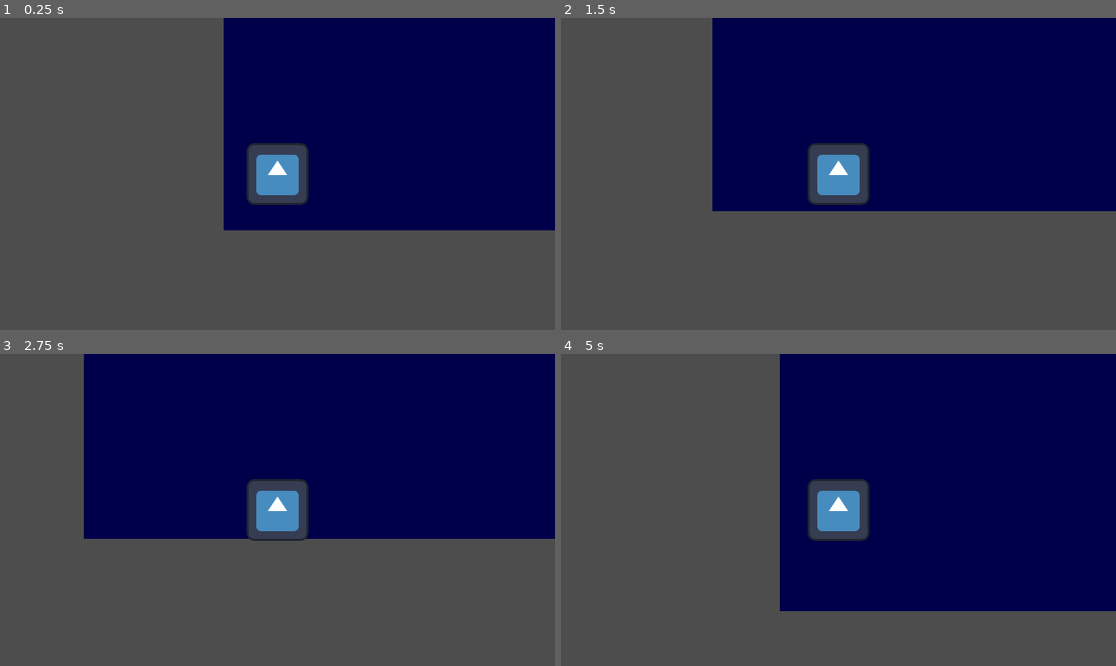
Above: before the commit, frames 1-4 (two rows, left to right).
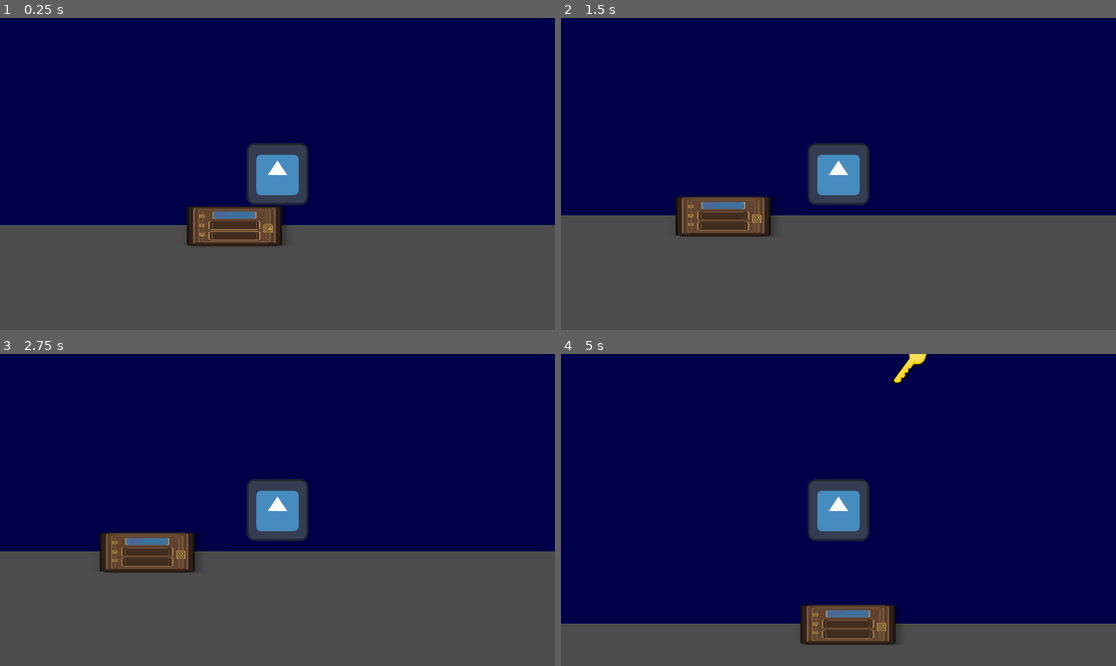
Above: after the commit, the same moments.

Repository: CISC204-S26/hw4-mmorey-ejsaylor
Game: Godot game, scene res://node_2d.tscn
Same seed, same stepped clock (60 frames per second), same inputs: the game is played once before the commit and once after it. This scene is started directly instead of the project's main scene. The engine's default icon, where the game draws it, is replaced by a stand-in: a white triangle on a blue panel in a dark square.
Inputs:
- Up to frame 1 (0.25 s): no input
- Up to frame 2 (1.5 s): tap Enter at 0.5 s; hold D 0.53-1.28 s; tap E (interact) at 0.6, 1.35 s; hold S from 1.28 s (still down)
- Up to frame 3 (2.75 s): tap Space at 2 s; release S at 2.03 s; hold D from 2.03 s (still down); tap E (interact) at 2.1 s
- Up to frame 4 (5 s): release D at 2.78 s; hold W 2.78-3.53 s; tap E (interact) at 2.85, 3.6, 4.35 s; hold A from 3.53 s (still down)

The runs differ from the first frame. In frame 1, 29% of the frame differs, in the area x 0-100%, y 0-74%; in frame 2, 20%; in frame 3, 14%; in frame 4, 38%, in the area x 0-100%, y 0-94%.

Commit message:
maze complete

Diff:
--- a/hw-4-/Scenes/entry_room.tscn
+++ b/hw-4-/Scenes/entry_room.tscn
@@ -78,7 +78,7 @@
 texture = ExtResource("4_jhr5r")
 
 [node name="Door" parent="." unique_id=97506012 instance=ExtResource("3_x556d")]
-position = Vector2(-3, 257)
+position = Vector2(-3, 259)
 target_scene = "uid://5uypg1nx8upi"
 
 [node name="Door2" parent="." unique_id=1446754071 instance=ExtResource("3_x556d")]
--- /dev/null
+++ b/hw-4-/Scenes/key.gd
@@ -0,0 +1,20 @@
+extends Area2D
+
+var picked_up: bool = false
+
+func _ready() -> void:
+	body_entered.connect(_on_body_entered)
+
+func _on_body_entered(body: Node) -> void:
+	if picked_up:
+		return
+
+	if body.is_in_group("player"):
+		picked_up = true
+
+		GameManager.has_fuse = true
+
+		if body.has_method("show_message"):
+			body.show_message("Picked up key")
+
+		queue_free()
--- /dev/null
+++ b/hw-4-/Scenes/keypickup.gd
@@ -0,0 +1,20 @@
+extends Area2D
+
+var picked_up: bool = false
+
+func _ready() -> void:
+	body_entered.connect(_on_body_entered)
+
+func _on_body_entered(body: Node) -> void:
+	if picked_up:
+		return
+
+	if body.is_in_group("player"):
+		picked_up = true
+
+		GameManager.has_fuse = true
+
+		if body.has_method("show_message"):
+			body.show_message("Picked up key")
+
+		queue_free()
--- /dev/null
+++ b/hw-4-/Scenes/locked_door.gd
@@ -0,0 +1,40 @@
+extends Area2D
+
+@export_file("*.tscn") var target_scene: String
+@export var locked_text: String = "Key needed"
+@export var open_text: String = "Press E to enter"
+
+var player_inside: CharacterBody2D = null
+var message_label: Label
+
+func _ready() -> void:
+	message_label = get_tree().current_scene.get_node("Player/CanvasLayer/MessageLabel")
+
+func _process(_delta: float) -> void:
+	if player_inside and Input.is_action_just_pressed("interact"):
+		if player_inside.has_key and target_scene != "":
+			go_to_scene()
+
+func _on_body_entered(body: Node2D) -> void:
+	if body.is_in_group("player"):
+		player_inside = body
+
+		if player_inside.has_key:
+			show_text(open_text)
+		else:
+			show_text(locked_text)
+
+func _on_body_exited(body: Node2D) -> void:
+	if body.is_in_group("player"):
+		player_inside = null
+		hide_text()
+
+func go_to_scene() -> void:
+	get_tree().change_scene_to_file(target_scene)
+
+func show_text(text: String) -> void:
+	message_label.text = text
+	message_label.visible = true
+
+func hide_text() -> void:
+	message_label.visible = false
--- /dev/null
+++ b/hw-4-/Scenes/message_label.gd
@@ -0,0 +1,11 @@
+extends Label
+
+
+# Called when the node enters the scene tree for the first time.
+func _ready() -> void:
+	pass # Replace with function body.
+
+
+# Called every frame. 'delta' is the elapsed time since the previous frame.
+func _process(delta: float) -> void:
+	pass
--- a/hw-4-/Scenes/player.tscn
+++ b/hw-4-/Scenes/player.tscn
@@ -1,7 +1,8 @@
-[gd_scene format=3 uid="uid://dn4gyxa1kfrpe"]
+[gd_scene format=3 uid="uid://ded3ju7w5wu5n"]
 
 [ext_resource type="Script" uid="uid://cvxtd4y0kr27y" path="res://Scripts/player.gd" id="1_6t5aa"]
 [ext_resource type="Texture2D" uid="uid://bgx1ri0gn78q6" path="res://icon.svg" id="2_vgqql"]
+[ext_resource type="Script" uid="uid://bvw1sj7oxcb0d" path="res://Scenes/message_label.gd" id="3_6t5aa"]
 
 [sub_resource type="RectangleShape2D" id="RectangleShape2D_ls5h2"]
 size = Vector2(119, 120)
@@ -21,8 +22,10 @@
 
 [node name="CanvasLayer" type="CanvasLayer" parent="." unique_id=1029947797]
 
-[node name="Label" type="Label" parent="CanvasLayer" unique_id=1187439556]
+[node name="MessageLabel" type="Label" parent="CanvasLayer" unique_id=1187439556]
 offset_left = 14.0
 offset_top = 189.0
 offset_right = 94.0
 offset_bottom = 229.0
+script = ExtResource("3_6t5aa")
+metadata/_edit_use_anchors_ = true
--- a/hw-4-/Scripts/player.gd
+++ b/hw-4-/Scripts/player.gd
@@ -2,6 +2,8 @@
 
 @export var speed: float = 200.0
 @onready var sprite = $Sprite2D
+
+var has_key: bool = false
 
 func _ready() -> void:
 	add_to_group("player")
--- /dev/null
+++ b/hw-4-/fake_key.gd
@@ -0,0 +1,31 @@
+extends Area2D
+
+@export var prompt_text: String = "Press E to interact"
+@export var message_text: String = "Wrong key!"
+
+var player_inside: bool = false
+var message_label: Label
+
+func _ready() -> void:
+	message_label = get_tree().current_scene.get_node("Player/CanvasLayer/MessageLabel")
+
+func _process(_delta: float) -> void:
+	if player_inside and Input.is_action_just_pressed("interact"):
+		show_text(message_text)
+
+func _on_body_entered(body: Node2D) -> void:
+	if body.is_in_group("player"):
+		player_inside = true
+		show_text(prompt_text)
+
+func _on_body_exited(body: Node2D) -> void:
+	if body.is_in_group("player"):
+		player_inside = false
+		hide_text()
+
+func show_text(text: String) -> void:
+	message_label.text = text
+	message_label.visible = true
+
+func hide_text() -> void:
+	message_label.visible = false
--- /dev/null
+++ b/hw-4-/fake_key_2.gd
@@ -0,0 +1,31 @@
+extends Area2D
+
+@export var prompt_text: String = "Press E to interact"
+@export var message_text: String = "Wrong key!"
+
+var player_inside: bool = false
+var message_label: $"../Label2"
+
+func _ready() -> void:
+	message_label = get_tree().current_scene.get_node("CanvasLayer/MessageLabel")
+
+func _process(_delta: float) -> void:
+	if player_inside and Input.is_action_just_pressed("interact"):
+		show_text(message_text)
+
+func _on_body_entered(body: Node2D) -> void:
+	if body.is_in_group("player"):
+		player_inside = true
+		show_text(prompt_text)
+
+func _on_body_exited(body: Node2D) -> void:
+	if body.is_in_group("player"):
+		player_inside = false
+		hide_text()
+
+func show_text(text: String) -> void:
+	message_label.text = text
+	message_label.visible = true
+
+func hide_text() -> void:
+	message_label.visible = false
--- /dev/null
+++ b/hw-4-/fake_key_3.gd
@@ -0,0 +1,31 @@
+extends Area2D
+
+@export var prompt_text: String = "Press E to interact"
+@export var message_text: String = "Wrong key!"
+
+var player_inside: bool = false
+var message_label: $"../Label3"el
+
+func _ready() -> void:
+	message_label = get_tree().current_scene.get_node("CanvasLayer/MessageLabel")
+
+func _process(_delta: float) -> void:
+	if player_inside and Input.is_action_just_pressed("interact"):
+		show_text(message_text)
+
+func _on_body_entered(body: Node2D) -> void:
+	if body.is_in_group("player"):
+		player_inside = true
+		show_text(prompt_text)
+
+func _on_body_exited(body: Node2D) -> void:
+	if body.is_in_group("player"):
+		player_inside = false
+		hide_text()
+
+func show_text(text: String) -> void:
+	message_label.text = text
+	message_label.visible = true
+
+func hide_text() -> void:
+	message_label.visible = false
--- /dev/null
+++ b/hw-4-/game_state.gd
@@ -0,0 +1,3 @@
+extends Node
+
+var has_key: bool = false
--- /dev/null
+++ b/hw-4-/key.gd
@@ -0,0 +1,43 @@
+extends Area2D
+
+@export var prompt_text: String = "Press E to interact"
+@export var success_text: String = "Right key! Press E to collect"
+
+var player_inside: CharacterBody2D = null
+var can_collect: bool = false
+var message_label: Label
+
+func _ready() -> void:
+	message_label = get_tree().current_scene.get_node("Player/CanvasLayer/MessageLabel")
+
+func _process(_delta: float) -> void:
+	if player_inside and Input.is_action_just_pressed("interact"):
+		if not can_collect:
+			show_text(success_text)
+			can_collect = true
+		else:
+			collect_key()
+
+func _on_body_entered(body: Node2D) -> void:
+	if body.is_in_group("player"):
+		player_inside = body
+		show_text(prompt_text)
+
+func _on_body_exited(body: Node2D) -> void:
+	if body.is_in_group("player"):
+		player_inside = null
+		can_collect = false
+		hide_text()
+
+func show_text(text: String) -> void:
+	message_label.text = text
+	message_label.visible = true
+
+func hide_text() -> void:
+	message_label.visible = false
+
+func collect_key() -> void:
+	if player_inside:
+		player_inside.has_key = true  # ✅ GIVE PLAYER THE KEY
+	hide_text()
+	queue_free()
--- /dev/null
+++ b/hw-4-/key.tscn
@@ -0,0 +1,15 @@
+[gd_scene format=3 uid="uid://ckndrblghgfc0"]
+
+[ext_resource type="Script" uid="uid://bwpcoyhcqg7uh" path="res://key.gd" id="1_p0yg6"]
+[ext_resource type="Texture2D" uid="uid://odh7xb7tdxnk" path="res://Scenes/key.png" id="2_krfvd"]
+
+[node name="Node2D" type="Node2D" unique_id=217248823]
+
+[node name="key" type="Area2D" parent="." unique_id=1520849141]
+script = ExtResource("1_p0yg6")
+
+[node name="Sprite2D" type="Sprite2D" parent="key" unique_id=1699853829]
+texture = ExtResource("2_krfvd")
+
+[node name="CollisionPolygon2D" type="CollisionPolygon2D" parent="key" unique_id=843941324]
+polygon = PackedVector2Array(-299, 238, -17, -70, -33, -144, -14, -220, 39, -277, 109, -302, 196, -295, 260, -248, 299, -188, 308, -124, 296, -54, 248, 7, 180, 45, 102, 44, 79, 41, -169, 302, -257, 299)
--- a/hw-4-/node_2d.tscn
+++ b/hw-4-/node_2d.tscn
@@ -1,6 +1,11 @@
 [gd_scene format=3 uid="uid://cfavjdo2at68g"]
 
-[ext_resource type="PackedScene" path="res://Scenes/player.tscn" id="1_wtcfe"]
+[ext_resource type="PackedScene" uid="uid://ded3ju7w5wu5n" path="res://Scenes/player.tscn" id="1_wtcfe"]
+[ext_resource type="Script" uid="uid://bwpcoyhcqg7uh" path="res://key.gd" id="2_epypp"]
+[ext_resource type="Texture2D" uid="uid://odh7xb7tdxnk" path="res://Scenes/key.png" id="3_0hol4"]
+[ext_resource type="Script" uid="uid://2fs0jhdw55hh" path="res://fake_key.gd" id="4_0hol4"]
+[ext_resource type="PackedScene" path="res://Scenes/door.tscn" id="5_kdubu"]
+[ext_resource type="Script" uid="uid://68p8ym4n5ucj" path="res://Scenes/locked_door.gd" id="6_d21ai"]
 
 [sub_resource type="RectangleShape2D" id="RectangleShape2D_0e48y"]
 size = Vector2(1500, 169)
@@ -17,42 +22,215 @@
 [node name="maze" type="Node2D" unique_id=1559195736]
 
 [node name="ColorRect" type="ColorRect" parent="." unique_id=1384799596]
-offset_left = 15.0
-offset_top = 23.0
+offset_left = 14.999999
+offset_top = -728.0
 offset_right = 1515.0
-offset_bottom = 1523.0
+offset_bottom = 772.0
+scale = Vector2(0.99812317, 1.5207891)
+color = Color(0, 0, 0.29128972, 1)
+
+[node name="Walls" type="Node2D" parent="." unique_id=626131088]
+position = Vector2(13.999999, 22)
 scale = Vector2(0.99812317, 1.0027971)
-color = Color(0, 0, 0.29128972, 1)
-
-[node name="Player" parent="ColorRect" unique_id=2129770638 instance=ExtResource("1_wtcfe")]
-position = Vector2(112.21061, 1383.1312)
-scale = Vector2(1.0018804, 0.9972107)
-
-[node name="Walls" type="Node2D" parent="ColorRect" unique_id=626131088]
-position = Vector2(-1.0018816, -0.99721146)
-
-[node name="WallTop" type="StaticBody2D" parent="ColorRect/Walls" unique_id=1422094001]
-
-[node name="CollisionShape2D" type="CollisionShape2D" parent="ColorRect/Walls/WallTop" unique_id=655601435]
-position = Vector2(750, -84.5)
-shape = SubResource("RectangleShape2D_0e48y")
-
-[node name="WallBottom" type="StaticBody2D" parent="ColorRect/Walls" unique_id=1596141401]
+
+[node name="WallTop" type="StaticBody2D" parent="Walls" unique_id=1422094001]
+position = Vector2(9.554676e-07, -760.8717)
+
+[node name="CollisionShape2D" type="CollisionShape2D" parent="Walls/WallTop" unique_id=655601435]
+position = Vector2(750, -84.5)
+shape = SubResource("RectangleShape2D_0e48y")
+
+[node name="WallBottom" type="StaticBody2D" parent="Walls" unique_id=1596141401]
 position = Vector2(0, 1500)
 
-[node name="CollisionShape2D" type="CollisionShape2D" parent="ColorRect/Walls/WallBottom" unique_id=197204679]
+[node name="CollisionShape2D" type="CollisionShape2D" parent="Walls/WallBottom" unique_id=197204679]
 position = Vector2(750, 63)
 shape = SubResource("RectangleShape2D_epypp")
 
-[node name="WallLeft" type="StaticBody2D" parent="ColorRect/Walls" unique_id=1559011996]
-
-[node name="CollisionShape2D" type="CollisionShape2D" parent="ColorRect/Walls/WallLeft" unique_id=1342937188]
+[node name="WallLeft" type="StaticBody2D" parent="Walls" unique_id=1559011996]
+position = Vector2(9.554675e-07, -744.91644)
+scale = Vector2(1, 1.4895194)
+
+[node name="CollisionShape2D" type="CollisionShape2D" parent="Walls/WallLeft" unique_id=1342937188]
 position = Vector2(-73, 750)
 shape = SubResource("RectangleShape2D_0hol4")
 
-[node name="WallRight" type="StaticBody2D" parent="ColorRect/Walls" unique_id=822130720]
-position = Vector2(1504, 7)
-
-[node name="CollisionShape2D" type="CollisionShape2D" parent="ColorRect/Walls/WallRight" unique_id=1881292448]
+[node name="WallRight" type="StaticBody2D" parent="Walls" unique_id=822130720]
+position = Vector2(1503.8224, -733.9471)
+scale = Vector2(1, 1.495498)
+
+[node name="CollisionShape2D" type="CollisionShape2D" parent="Walls/WallRight" unique_id=1881292448]
 position = Vector2(92, 743)
 shape = SubResource("RectangleShape2D_q6r6c")
+
+[node name="Player" parent="." unique_id=2129770638 instance=ExtResource("1_wtcfe")]
+position = Vector2(736, 1447)
+
+[node name="key" type="Area2D" parent="." unique_id=565964906]
+position = Vector2(1013, -420.99994)
+scale = Vector2(0.12449735, 0.098130606)
+script = ExtResource("2_epypp")
+
+[node name="Sprite2D" type="Sprite2D" parent="key" unique_id=832681636]
+texture = ExtResource("3_0hol4")
+
+[node name="CollisionPolygon2D" type="CollisionPolygon2D" parent="key" unique_id=520540885]
+polygon = PackedVector2Array(-299, 238, -17, -70, -33, -144, -14, -220, 39, -277, 109, -302, 196, -295, 260, -248, 299, -188, 308, -124, 296, -54, 248, 7, 180, 45, 102, 44, 79, 41, -169, 302, -257, 299)
+
+[node name="maze" type="StaticBody2D" parent="." unique_id=509951519]
+position = Vector2(975.00006, 1536.0001)
+scale = Vector2(0.052300762, 2.1108036)
+
+[node name="maze2" type="StaticBody2D" parent="maze" unique_id=1047649263]
+position = Vector2(-8087.837, -523.9711)
+scale = Vector2(9.640625, 0.20049018)
+
+[node name="CollisionShape2D" type="CollisionShape2D" parent="maze/maze2" unique_id=32364055]
+position = Vector2(750, -84.5)
+shape = SubResource("RectangleShape2D_0e48y")
+
+[node name="maze3" type="StaticBody2D" parent="maze" unique_id=1404015590]
+position = Vector2(-6481.742, -373.79135)
+scale = Vector2(4.2869277, 0.20049018)
+
+[node name="CollisionShape2D" type="CollisionShape2D" parent="maze/maze3" unique_id=1134580058]
+position = Vector2(750, -84.5)
+shape = SubResource("RectangleShape2D_0e48y")
+
+[node name="maze4" type="StaticBody2D" parent="maze" unique_id=593043873]
+position = Vector2(-18776.018, -731.9488)
+scale = Vector2(8.11096, 0.20049018)
+
+[node name="CollisionShape2D" type="CollisionShape2D" parent="maze/maze4" unique_id=1881100603]
+position = Vector2(750, -84.5)
+shape = SubResource("RectangleShape2D_0e48y")
+
+[node name="maze5" type="StaticBody2D" parent="maze" unique_id=52647680]
+position = Vector2(-18546.574, -225.03284)
+scale = Vector2(3.4205437, 0.21268858)
+
+[node name="CollisionShape2D" type="CollisionShape2D" parent="maze/maze5" unique_id=1285751147]
+position = Vector2(750, -84.5)
+shape = SubResource("RectangleShape2D_0e48y")
+
+[node name="maze6" type="StaticBody2D" parent="maze" unique_id=1473461959]
+position = Vector2(-9368.891, -171.49878)
+scale = Vector2(10.029207, 0.20049018)
+
+[node name="CollisionShape2D" type="CollisionShape2D" parent="maze/maze6" unique_id=393633606]
+position = Vector2(750, -84.5)
+shape = SubResource("RectangleShape2D_0e48y")
+
+[node name="maze7" type="StaticBody2D" parent="maze" unique_id=1988513168]
+position = Vector2(-6481.742, -205.1352)
+
+[node name="CollisionShape2D" type="CollisionShape2D" parent="maze/maze7" unique_id=137719094]
+position = Vector2(750, -84.5)
+shape = SubResource("RectangleShape2D_0e48y")
+
+[node name="maze8" type="StaticBody2D" parent="maze" unique_id=793782739]
+position = Vector2(4263.8, -205.1352)
+
+[node name="CollisionShape2D" type="CollisionShape2D" parent="maze/maze8" unique_id=626198874]
+position = Vector2(750, -84.5)
+shape = SubResource("RectangleShape2D_0e48y")
+
+[node name="maze9" type="StaticBody2D" parent="maze" unique_id=1566923006]
+position = Vector2(-14913.741, -260.09058)
+
+[node name="CollisionShape2D" type="CollisionShape2D" parent="maze/maze9" unique_id=345915912]
+position = Vector2(936.88885, -84.32807)
+shape = SubResource("RectangleShape2D_0e48y")
+
+[node name="maze10" type="StaticBody2D" parent="maze" unique_id=1305085624]
+position = Vector2(-8298.159, -553.3438)
+scale = Vector2(1, 1.0758005)
+
+[node name="CollisionShape2D" type="CollisionShape2D" parent="maze/maze10" unique_id=370027978]
+position = Vector2(936.88885, -84.32807)
+shape = SubResource("RectangleShape2D_0e48y")
+
+[node name="maze11" type="StaticBody2D" parent="maze" unique_id=683724721]
+position = Vector2(-2007.6199, -859.38837)
+scale = Vector2(4.2869277, 0.20049018)
+
+[node name="CollisionShape2D" type="CollisionShape2D" parent="maze/maze11" unique_id=151567455]
+position = Vector2(750, -84.5)
+shape = SubResource("RectangleShape2D_0e48y")
+
+[node name="maze12" type="StaticBody2D" parent="maze" unique_id=839990382]
+position = Vector2(-2409.1433, -893.0249)
+scale = Vector2(1, 1.0758005)
+
+[node name="CollisionShape2D" type="CollisionShape2D" parent="maze/maze12" unique_id=2086837321]
+position = Vector2(936.88885, -84.32807)
+shape = SubResource("RectangleShape2D_0e48y")
+
+[node name="CollisionShape2D" type="CollisionShape2D" parent="maze" unique_id=317264326]
+position = Vector2(750, -84.5)
+shape = SubResource("RectangleShape2D_0e48y")
+
+[node name="fake key" type="Area2D" parent="." unique_id=41253726]
+script = ExtResource("4_0hol4")
+
+[node name="Sprite2D" type="Sprite2D" parent="fake key" unique_id=1610275975]
+position = Vector2(73.565384, 915.97986)
+scale = Vector2(0.11931109, 0.1477953)
+texture = ExtResource("3_0hol4")
+
+[node name="CollisionPolygon2D" type="CollisionPolygon2D" parent="fake key" unique_id=1914925986]
+position = Vector2(73.565384, 915.97986)
+scale = Vector2(0.11931109, 0.1477953)
+polygon = PackedVector2Array(-299, 238, -17, -70, -33, -144, -14, -220, 39, -277, 109, -302, 196, -295, 260, -248, 299, -188, 308, -124, 296, -54, 248, 7, 180, 45, 102, 44, 79, 41, -169, 302, -257, 299)
+
+[node name="fake key2" type="Area2D" parent="." unique_id=1560252535]
+position = Vector2(702, 96)
+script = ExtResource("4_0hol4")
+message_text = "Still wrong key!"
+
+[node name="Sprite2D" type="Sprite2D" parent="fake key2" unique_id=682853661]
+position = Vector2(73.565384, 915.97986)
+scale = Vector2(0.11931109, 0.1477953)
+texture = ExtResource("3_0hol4")
+
+[node name="CollisionPolygon2D" type="CollisionPolygon2D" parent="fake key2" unique_id=1032863776]
+position = Vector2(73.565384, 915.97986)
+scale = Vector2(0.11931109, 0.1477953)
+polygon = PackedVector2Array(-299, 238, -17, -70, -33, -144, -14, -220, 39, -277, 109, -302, 196, -295, 260, -248, 299, -188, 308, -124, 296, -54, 248, 7, 180, 45, 102, 44, 79, 41, -169, 302, -257, 299)
+
+[node name="fake key3" type="Area2D" parent="." unique_id=858359416]
+position = Vector2(664, -655)
+script = ExtResource("4_0hol4")
+message_text = "Definatley not this one!"
+
+[node name="Sprite2D" type="Sprite2D" parent="fake key3" unique_id=385109993]
+position = Vector2(73.565384, 915.97986)
+scale = Vector2(0.11931109, 0.1477953)
+texture = ExtResource("3_0hol4")
+
+[node name="CollisionPolygon2D" type="CollisionPolygon2D" parent="fake key3" unique_id=716879216]
+position = Vector2(73.565384, 915.97986)
+scale = Vector2(0.11931109, 0.1477953)
+polygon = PackedVector2Array(-299, 238, -17, -70, -33, -144, -14, -220, 39, -277, 109, -302, 196, -295, 260, -248, 299, -188, 308, -124, 296, -54, 248, 7, 180, 45, 102, 44, 79, 41, -169, 302, -257, 299)
+
+[node name="Locked Door" parent="." unique_id=97506012 instance=ExtResource("5_kdubu")]
+position = Vector2(8, -614)
+script = ExtResource("6_d21ai")
+locked_text = "Key needed"
+open_text = "Press E to enter"
+
+[node name="Door2" parent="." unique_id=1663291618 instance=ExtResource("5_kdubu")]
+position = Vector2(538.00006, 1511.0001)
+scale = Vector2(2.710087, 0.40180972)
+target_scene = "uid://5uypg1nx8upi"
+
+[connection signal="body_entered" from="key" to="key" method="_on_body_entered"]
+[connection signal="body_exited" from="key" to="key" method="_on_body_exited"]
+[connection signal="body_entered" from="fake key" to="fake key" method="_on_body_entered"]
+[connection signal="body_exited" from="fake key" to="fake key" method="_on_body_exited"]
+[connection signal="body_entered" from="fake key2" to="fake key2" method="_on_body_entered"]
+[connection signal="body_exited" from="fake key2" to="fake key2" method="_on_body_exited"]
+[connection signal="body_entered" from="fake key3" to="fake key3" method="_on_body_entered"]
+[connection signal="body_exited" from="fake key3" to="fake key3" method="_on_body_exited"]
+[connection signal="body_entered" from="Locked Door" to="Locked Door" method="_on_body_entered"]
+[connection signal="body_exited" from="Locked Door" to="Locked Door" method="_on_body_exited"]
--- a/hw-4-/project.godot
+++ b/hw-4-/project.godot
@@ -8,11 +8,15 @@
 
 config_version=5
 
+[animation]
+
+compatibility/default_parent_skeleton_in_mesh_instance_3d=true
+
 [application]
 
 config/name="HW 4"
 run/main_scene="uid://dydbthduxbt72"
-config/features=PackedStringArray("4.4", "Forward Plus")
+config/features=PackedStringArray("4.6", "Forward Plus")
 config/icon="res://icon.svg"
 
 [autoload]
@@ -45,6 +49,11 @@
 , Object(InputEventKey,"resource_local_to_scene":false,"resource_name":"","device":0,"window_id":0,"alt_pressed":false,"shift_pressed":false,"ctrl_pressed":false,"meta_pressed":false,"pressed":false,"keycode":0,"physical_keycode":83,"key_label":0,"unicode":0,"location":0,"echo":false,"script":null)
 ]
 }
+Interact={
+"deadzone": 0.2,
+"events": [Object(InputEventKey,"resource_local_to_scene":false,"resource_name":"","device":0,"window_id":0,"alt_pressed":false,"shift_pressed":false,"ctrl_pressed":false,"meta_pressed":false,"pressed":false,"keycode":0,"physical_keycode":69,"key_label":0,"unicode":0,"location":0,"echo":false,"script":null)
+]
+}
 interact={
 "deadzone": 0.2,
 "events": [Object(InputEventKey,"resource_local_to_scene":false,"resource_name":"","device":0,"window_id":0,"alt_presse …(189 unchanged characters)…
Not shown, added: hw-4-/Scenes/key.gd.uid
Binary file added: hw-4-/Scenes/key.png
Not shown, added: hw-4-/Scenes/key.png.import
Not shown, added: hw-4-/Scenes/keypickup.gd.uid
Not shown, added: hw-4-/Scenes/locked_door.gd.uid
Not shown, added: hw-4-/Scenes/message_label.gd.uid
Not shown, added: hw-4-/fake_key.gd.uid
Not shown, added: hw-4-/fake_key_2.gd.uid
Not shown, added: hw-4-/fake_key_3.gd.uid
Not shown, added: hw-4-/game_state.gd.uid
Not shown, added: hw-4-/key.gd.uid
